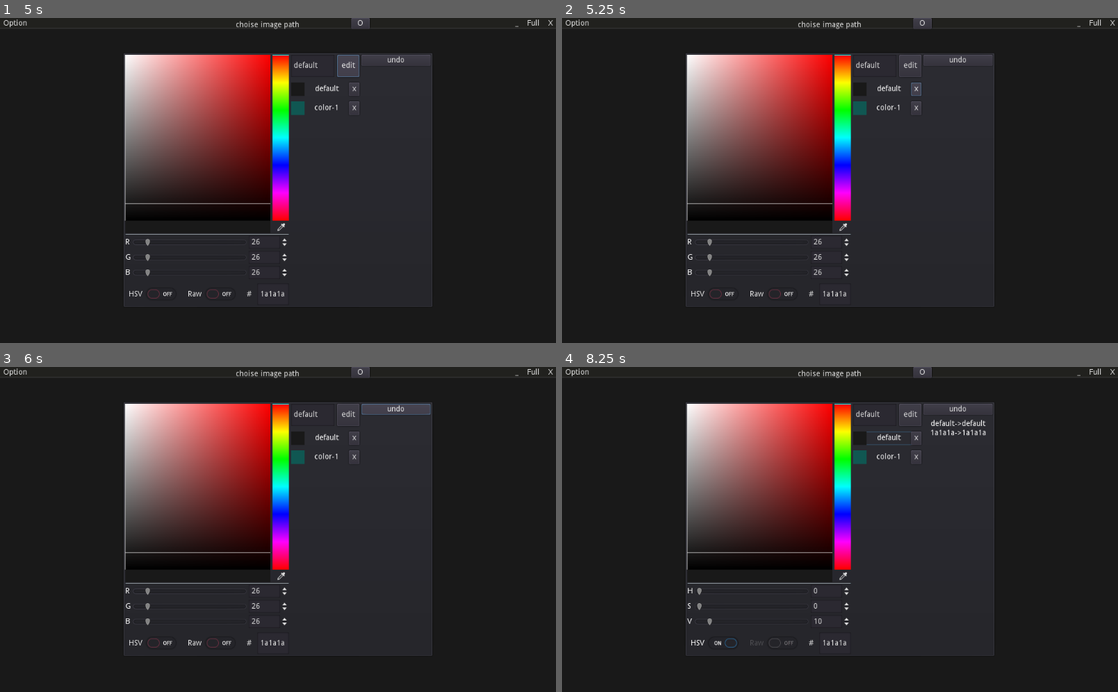
Above: before the commit, frames 1-4 (two rows, left to right).
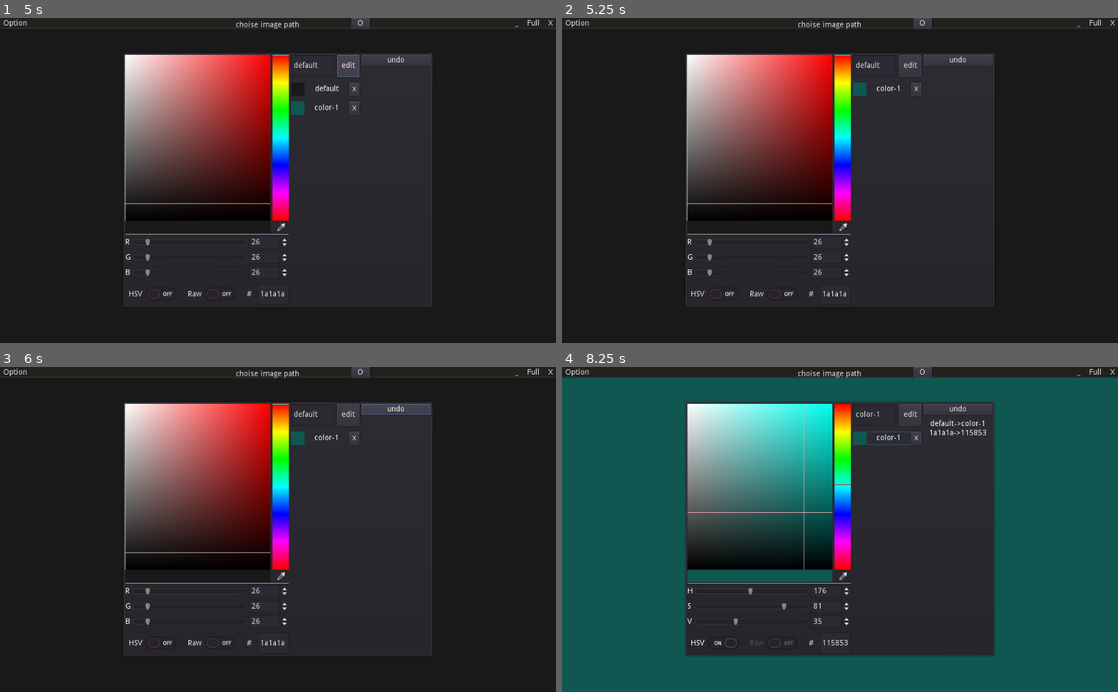
Above: after the commit, the same moments.

Repository: hpn33/manga-reader-by-godot-
Game: Godot game, scene res://scene/Main.tscn
Two runs of this game, one before a commit and one after it. Both use one fixed random seed, a clock stepped at 60 frames per second and the inputs below.
Inputs (mouse positions are in pixels of both pictures, inside the frame that each line leads up to):
- Up to frame 1 (5 s): click "choise image path" at 0.5 s; click "O" at 1.25 s; click "_" at 2 s; click "Full" at 2.75 s; click "Option" at 3.5 s; click "edit" at 4.25 s
- Up to frame 2 (5.25 s): click "x" at 5 s
- Up to frame 3 (6 s): click "undo" at 5.75 s
- Up to frame 4 (8.25 s): click (845, 575) at 6.5 s; click "HSV" at 7.25 s; click (884, 438) at 8 s

Frame 1 is identical in both runs. In frame 2, 0.3% of the frame differs, in the area x 52-65%, y 19-30%; in frame 3, 0.3%; in frame 4, 64%, in the area x 0-100%, y 3-100%.
Error in both runs: Trying to assign value of type 'MenuButton' to a variable of type 'Label'. (res://scene/ui/TitleBar/TitleBar.gd:3)

Commit message:
improve pack
* clean some code
* add some method on GMap
* delete color

Diff:
--- a/object/ColorPicker/Action/List.gd
+++ b/object/ColorPicker/Action/List.gd
@@ -27,40 +27,3 @@
 	var new = add()
 
 	new.active(owner, _old_color, _new_color)
-
-
-
-
-#func add_by_array(colors: Array):
-#	for color in colors:
-#		add(color)
-
-
-#func update_item(title, color_code):
-#	for i in get_child_count():
-#		var child = get_child(i)
-#		if title == child.title:
-#			child.set_color(color_code)
-#			break
-
-
-#func _holder_pressed(color):
-#	owner.set_current_color(color[0], color[1])
-#
-#
-#
-#func _delete_button(target):
-#	for i in owner.colors.size():
-#		var color = owner.colors[i]
-#		if color[0] == target.title:
-#			owner.colors.remove(i)
-#			break
-#
-#	owner.save_colors()
-
-#	re_add()
-
-
-#func re_add(colors: Array = owner.colors):
-#	clear()
-#	add_by_array(colors)
--- a/object/ColorPicker/Action/Undo.gd
+++ b/object/ColorPicker/Action/Undo.gd
@@ -4,4 +4,7 @@
 
 
 func _on_Undo_pressed():
-	list.get_child(list.get_child_count()-1).undo()
+	var size = list.get_child_count()
+
+	if size > 0:
+		list.get_child(size-1).undo()
--- a/object/ColorPicker/ColorHolder/ColorHolder.gd
+++ b/object/ColorPicker/ColorHolder/ColorHolder.gd
@@ -5,9 +5,9 @@
 onready var color_view = $hBox/CenterContainer/Color
 onready var label = $hBox/Label
 
-func set_(color_title: String, color_code:String):
-	set_title(color_title)
-	set_color(color_code)
+func set_(color):
+	self.title = color[0]
+	self.color_code = color[1]
 
 
 var title setget set_title, get_title
@@ -19,14 +19,21 @@
 	return label.text
 
 
-var color_code setget set_color, get_colour
+var color_code setget set_color_code, get_color_code
 
-func set_color(_color_code:String):
+func set_color_code(_color_code:String):
 	color_view.color = Color('#' + _color_code)
 
-func get_colour():
+func get_color_code():
 	return color_view.color.to_html()
 
 
 func _on_Delete_pressed() -> void:
 	emit_signal("delete")
+
+
+
+var color setget , get_colour
+
+func get_colour():
+	return [self.title, self.color_code]
--- a/object/ColorPicker/ColorList.gd
+++ b/object/ColorPicker/ColorList.gd
@@ -19,7 +19,7 @@
 
 	add_child(new)
 
-	new.set_(color[0], color[1])
+	new.set_(color)
 	new.connect("pressed", self, '_holder_pressed', [color])
 	new.connect("delete", self, '_delete_button', [new])
 
@@ -40,18 +40,22 @@
 func _holder_pressed(color):
 	owner.set_current_color(color[0], color[1])
 
+#	owner.active_color()
+
 
 
 func _delete_button(target):
-	for i in owner.colors.size():
-		var color = owner.colors[i]
-		if color[0] == target.title:
-			owner.colors.remove(i)
-			break
+#	for i in owner.colors.size():
+#		var color = owner.colors[i]
+#		if color[0] == target.title:
+#			owner.colors.remove(i)
+#			break
 
-	owner.save_colors()
+#	owner.save_colors()
 
-	re_add()
+	owner.delete_color(target.color)
+
+#	re_add()
 
 
 func re_add(colors :GMap= owner.colors):
--- a/object/ColorPicker/ColorPicker.gd
+++ b/object/ColorPicker/ColorPicker.gd
@@ -54,10 +54,18 @@
 	yield(owner, "ready")
 	var active_color_name = config.get_data('active_color')
 
-	for color in colors.to_iterator():
-		if color[0] == active_color_name:
-			set_current_color(color[0], color[1], false)
-			break
+
+	if colors.can_find(active_color_name):
+		set_current_color(active_color_name, colors.get(active_color_name), false)
+	else:
+		var color = colors.first()
+		set_current_color(color[0], color[1], false)
+#	for color in colors.to_iterator():
+#		if color[0] == active_color_name:
+#			set_current_color(color[0], color[1], false)
+#			return
+
+
 
 
 
@@ -72,9 +80,9 @@
 	var title = self.color_name
 	var code = self.color_code
 
-	for i in colors.size():
-		if colors[i][0] == title:
-			colors[i][1] = code
+	for color in colors.to_iterator():
+		if color[0] == title:
+			color[1] = code
 			done = true
 			# update color
 			color_list.update_item(title, code)
@@ -95,7 +103,6 @@
 
 func _colors_changed(value):
 	colors.from_iterator(value)
-	print(colors)
 	color_list.re_add(colors)
 
 
@@ -134,8 +141,18 @@
 #func active_color():
 #	pass
 
-#func delete_color(color_name: String):
-#	pass
+
+func delete_color(_color):
+
+	for color in colors.to_iterator():
+		if color[0] == _color[0]:
+			colors.remove(color[0])
+			break
+
+	save_colors()
+
+	color_list.re_add()
+
 
 #func update_color(color_name: String, new_color_code: String):
 #	pass
@@ -145,7 +162,7 @@
 
 
 func save_colors():
-	config.set_data('colors', colors)
+	config.set_data('colors', colors.to_iterator())
 	config.save()
 
 
--- a/object/ColorPicker/ColorPicker.tscn
+++ b/object/ColorPicker/ColorPicker.tscn
@@ -29,8 +29,10 @@
 }
 
 [node name="ColorPicker" type="ColorPicker" parent="HBoxContainer"]
-margin_right = 308.0
-margin_bottom = 462.0
+margin_left = 4.0
+margin_top = 4.0
+margin_right = 4.0
+margin_bottom = 4.0
 size_flags_horizontal = 3
 edit_alpha = false
 presets_enabled = false
--- a/util/GMap.gd
+++ b/util/GMap.gd
@@ -38,6 +38,7 @@
 
 func at(position: int):
 	return values[position]
+
 
 
 #################################################
@@ -117,3 +118,31 @@
 
 func size() -> int:
 	return keys.size()
+
+
+func find(key: String) -> int:
+	return keys.find(key)
+
+
+func can_find(key: String) -> bool:
+	return find(key) != -1
+
+
+func first():
+	return [keys[0], values[0]]
+
+func first_key():
+	return keys[0]
+
+func first_value():
+	return values[0]
+
+
+func last():
+	return [keys[size()-1], values[size()-1]]
+
+func last_key():
+	return keys[size()-1]
+
+func last_value():
+	return values[size()-1]
